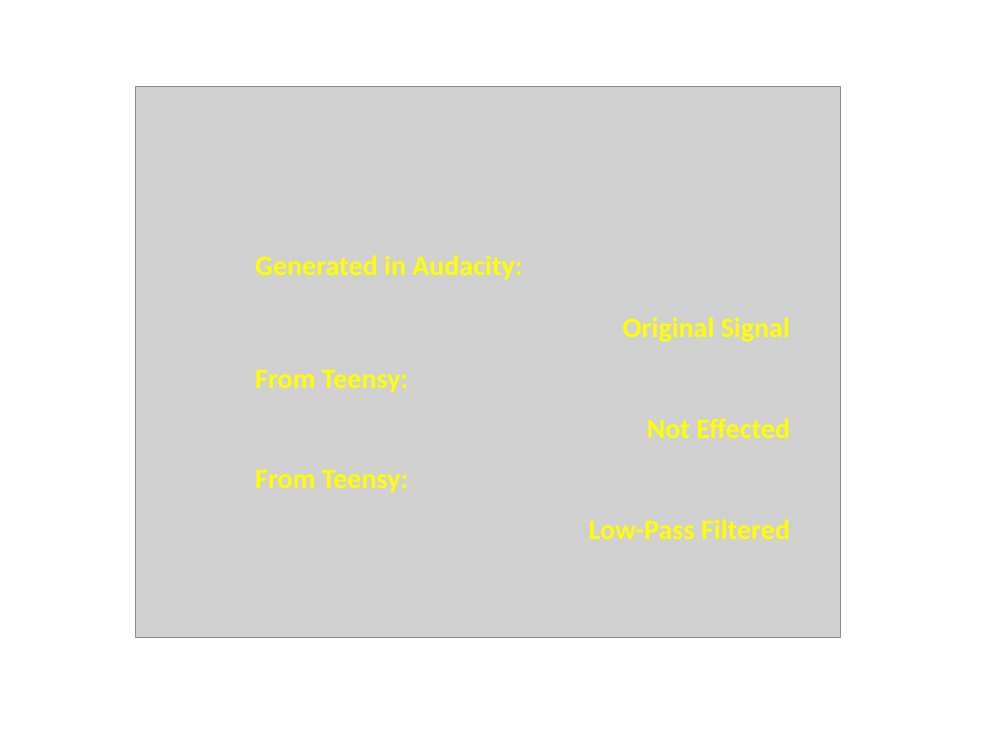
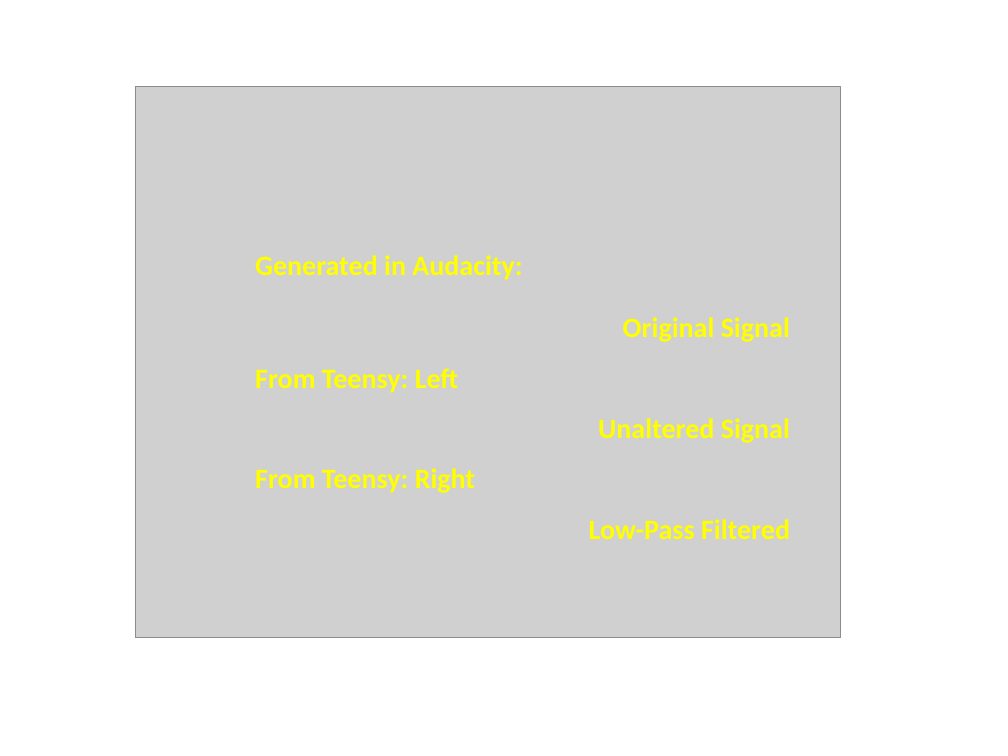
Before and after one commit to chipaudette/OpenAudio_blog, a slide deck: slide 9 of 2016-10-24 Teensy Audio USB/Figures for Blog/Figures.pptx. Drawn at 1008x756 pixels with LibreOffice and Linux fonts; fonts in the diff are those of the drawing; grey boxes stand for pictures. Boxes give left, top, right and bottom in pixels: in the first picture for what was removed or moved away, otherwise in the second. Text is boxed around its words. In the diff, an @@ line names an element or a change of style, - is before the commit and + after.

Commit message:
TeensyUSBAudio: update figures for blog

```diff
--- a/2016-10-24 Teensy Audio USB/Figures for Blog/Figures.pptx
+++ b/2016-10-24 Teensy Audio USB/Figures for Blog/Figures.pptx
@@ text at box(255, 368, 459, 393): text changed @@
-From Teensy:
+From Teensy: Left
@@ text at box(598, 418, 790, 443): text changed @@
-Not Effected
+Unaltered Signal
@@ text at box(255, 468, 475, 493): text changed @@
-From Teensy:
+From Teensy: Right
```
Also in this commit, not shown: 1 other file.
